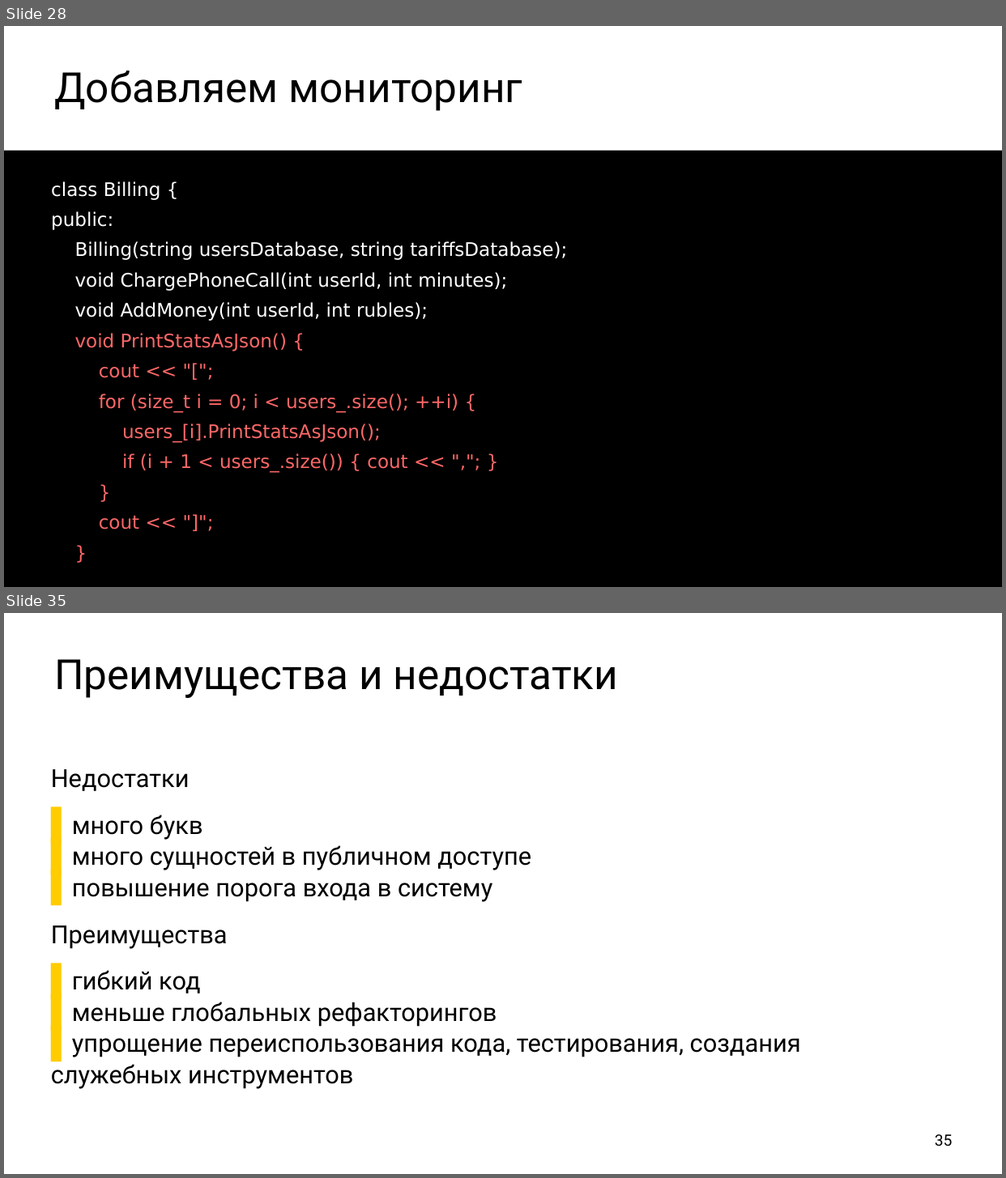
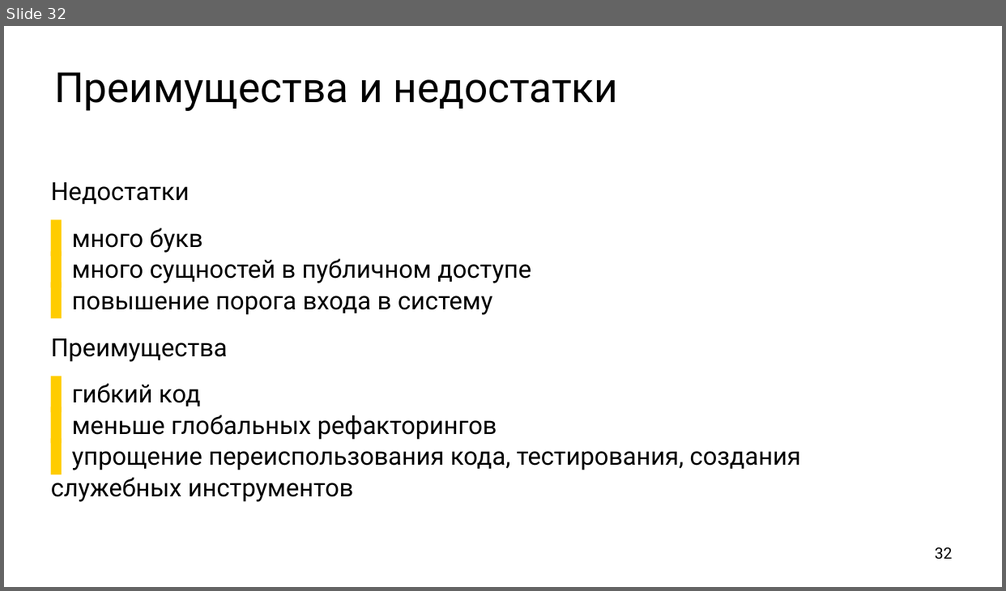
Before and after one commit to ishfb/cpprus17, a slide deck: slides.pptx. Shown one above the other, each under a label of ours: slides 28 and 35 before the commit, slide 32 after it; the slides between them are not shown. The pictures are 1006x1178 and 1006x591 pixels, drawn with LibreOffice and Linux fonts; fonts in the diff are those of the drawing. Boxes give left, top, right and bottom in pixels: in the first picture for what was removed or moved away, otherwise in the second. Text is boxed around its words. In the diff, an @@ line names an element or a change of style, - is before the commit and + after.

```diff
--- a/slides.pptx
+++ b/slides.pptx
@@ slide 28 removed at <box>4,26,1002,587</box>, background #FFFFFF @@
@@ title removed at <box>54,71,523,111</box> @@
-Добавляем мониторинг
@@ text removed at <box>4,151,1002,587</box> @@
-class Billing {
-public:
-Billing(string usersDatabase, string tariffsDatabase);
-void ChargePhoneCall(int userId, int minutes);
-void AddMoney(int userId, int rubles);
-void PrintStatsAsJson() {
-cout << "[";
-for (size_t i = 0; i < users_.size(); ++i) {
-users_[i].PrintStatsAsJson();
-if (i + 1 < users_.size()) { cout << ","; }
-}
-cout << "]";
-}
@@ what was slide 35 is now slide 32 @@
@@ page number at <box>935,548,953,559</box>: text changed @@
-35
+32
```
Also in this commit, not shown: 2 slides changed, 3 slides added, 5 other slides removed, 2 other files.
